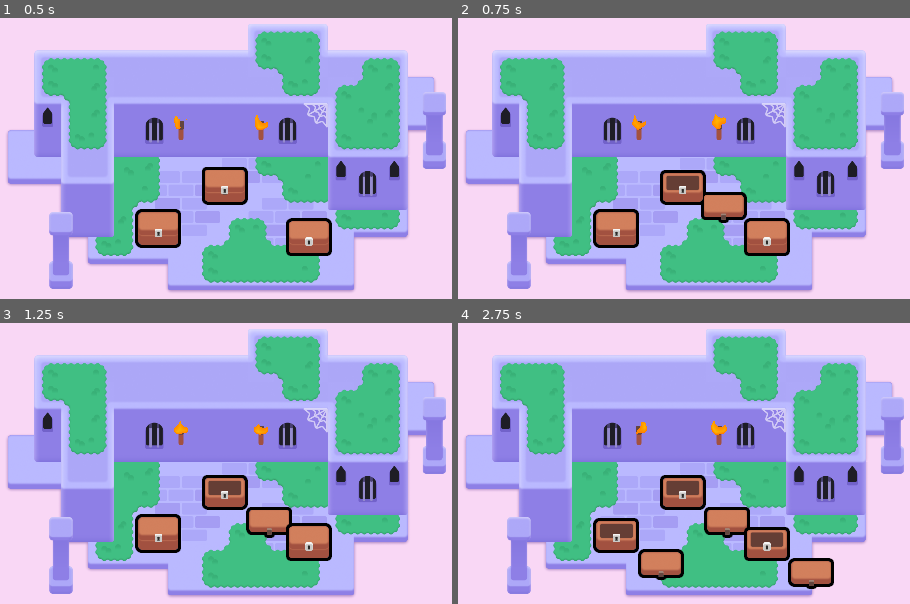
Above: before the commit, frames 1-4 (two rows, left to right).
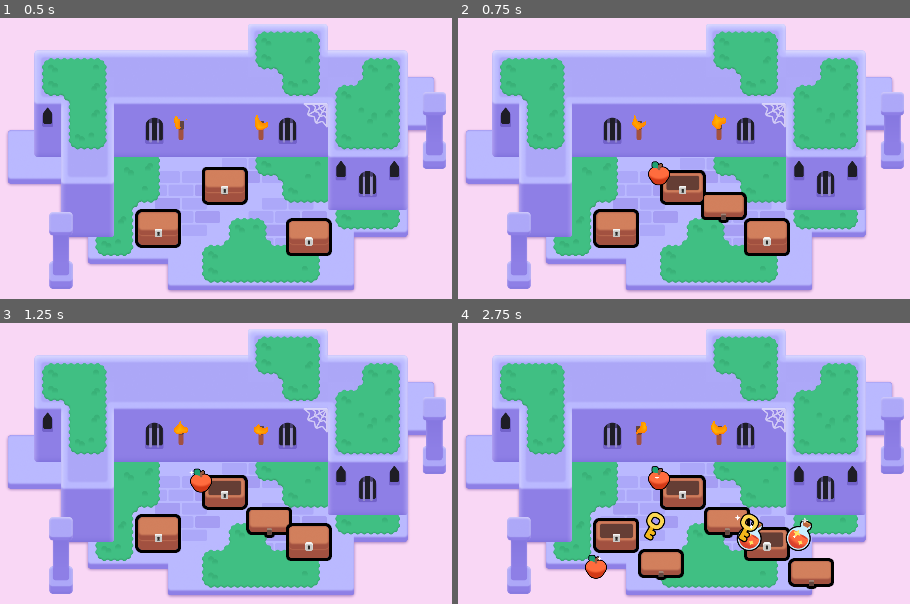
Above: after the commit, the same moments.

Repository: monkeytickler812/2d-GameDev-Course
Game: Godot game, scene res://lessons/mini_dungeon.tscn
Two runs of this game, one before a commit and one after it. Both use one fixed random seed, a clock stepped at 60 frames per second and the inputs below.
Inputs (mouse positions are in pixels of both pictures, inside the frame that each line leads up to):
- Up to frame 1 (0.5 s): no input
- Up to frame 2 (0.75 s): tap Enter at 0.5 s; move the mouse to (684, 183) at 0.52 s; press the mouse at (684, 183) at 0.53 s; hold D (move_right) from 0.53 s (still down)
- Up to frame 3 (1.25 s): keep holding D (move_right); tap Space at 0.77 s
- Up to frame 4 (2.75 s): move the mouse to (765, 542) at 1.27 s; release D (move_right) at 1.28 s; release the mouse at (765, 542) at 1.28 s; hold S (move_down) 1.28-2.03 s; right-click (765, 542) at 1.35 s; click (765, 542) at 1.42 s; tap Space at 1.52 s; move the mouse to (616, 533) at 2.02 s; hold D (move_right) from 2.03 s (still down); tap Z at 2.1 s; click (616, 533) at 2.17 s

Frame 1 is identical in both runs. In frame 2, 0.3% of the frame differs, in the area x 42-47%, y 50-60%; in frame 3, 0.3%; in frame 4, 2.0%, in the area x 28-79%, y 50-92%.

Commit message:
L6 and practice complete

Diff:
--- a/M06.looting_workbook/chest.gd
+++ b/M06.looting_workbook/chest.gd
@@ -1,5 +1,6 @@
 extends Area2D
 
+@export var possible_items: Array[PackedScene] = []
 
 @onready var canvas_group: CanvasGroup = $CanvasGroup
 @onready var animation_player: AnimationPlayer = $AnimationPlayer
@@ -34,3 +35,18 @@
 	animation_player.play("open")
 
 	input_pickable = false
+
+	if possible_items.is_empty():
+		return
+
+	for current_index in range(randi_range(1, 3)):
+		_spawn_random_item()
+
+func _spawn_random_item() -> void:
+	var loot_item: Area2D = possible_items.pick_random().instantiate()
+	add_child(loot_item)
+
+	var random_angle := randf_range(0.0, 2.0 * PI)
+	var random_direction := Vector2(1.0, 0.0).rotated(random_angle)
+	var random_distance := randf_range(60.0, 120.0)
+	loot_item.position = random_direction * random_distance
--- a/M06.looting_workbook/chest.tscn
+++ b/M06.looting_workbook/chest.tscn
@@ -1,10 +1,13 @@
-[gd_scene load_steps=11 format=3 uid="uid://b1aen53pfi5ah"]
+[gd_scene load_steps=14 format=3 uid="uid://b1aen53pfi5ah"]
 
 [ext_resource type="Texture2D" uid="uid://c3hwsm5ugp8qw" path="res://lessons/chest/bottom.png" id="1_r0218"]
 [ext_resource type="Script" path="res://chest.gd" id="1_tec23"]
 [ext_resource type="Shader" path="res://lessons/chest/group_outline.gdshader" id="1_vmuac"]
 [ext_resource type="Texture2D" uid="uid://bnem1cahhoxdk" path="res://lessons/chest/top.png" id="2_5oib8"]
+[ext_resource type="PackedScene" uid="uid://0i1g0cunmseb" path="res://lessons/items/apple.tscn" id="2_ucxc3"]
 [ext_resource type="Texture2D" uid="uid://bu2jin246nel5" path="res://lessons/chest/lock.png" id="3_1gc4w"]
+[ext_resource type="PackedScene" uid="uid://ctqyr0ufyoktk" path="res://lessons/items/key.tscn" id="3_oy3ul"]
+[ext_resource type="PackedScene" uid="uid://hdxqgspfcaur" path="res://lessons/items/potion.tscn" id="4_p03fm"]
 
 [sub_resource type="RectangleShape2D" id="RectangleShape2D_3lu4v"]
 size = Vector2(96, 81)
@@ -54,6 +57,7 @@
 
 [node name="Chest" type="Area2D"]
 script = ExtResource("1_tec23")
+possible_items = Array[PackedScene]([ExtResource("2_ucxc3"), ExtResource("3_oy3ul"), ExtResource("4_p03fm")])
 
 [node name="CollisionShape2D" type="CollisionShape2D" parent="."]
 visible = false
--- a/M06.looting_workbook/practices/L6.P1.the_pinata/balloon_pinata.gd
+++ b/M06.looting_workbook/practices/L6.P1.the_pinata/balloon_pinata.gd
@@ -19,14 +19,16 @@
 
 func spawn_candy() -> void:
 	# You have to loop 3 times over the next lines of code!
-	for current_index in range(0):
+	for current_index in range(3):
 		# Complete the variables to calculate a random position in a circle using polar coordinates.
-		var radius := 0.0
-		var angle := 0.0
+		var radius := randf_range(0.0, 100.0)
+		var angle := randf_range(0.0, 2.0 * PI)
 
-		var random_direction := Vector2()
-		var random_position := Vector2()
+		var random_direction := Vector2(1.0, 0.0).rotated(angle)
+		var random_position := (radius * random_direction)
 
 		# Instantiate and add the candy as a child of the piñata.
 		const CANDY_PACKED_SCENE := preload("candy/candy.tscn")
-		var candy: Node2D = null
+		var candy: Node2D = CANDY_PACKED_SCENE.instantiate()
+		add_child(candy)
+		candy.position = random_position
--- a/M06.looting_workbook/practices/L6.P1.the_pinata/balloon_pinata.tscn
+++ b/M06.looting_workbook/practices/L6.P1.the_pinata/balloon_pinata.tscn
@@ -1,9 +1,9 @@
-[gd_scene load_steps=6 format=3]
+[gd_scene load_steps=6 format=3 uid="uid://bcw47s1ishqk3"]
 
-[ext_resource type="Script" path="res://practices/L6.P1.the_pinata/balloon_pinata.gd" id="1_w1uds"]
-[ext_resource type="Material" path="res://practices/L6.P1.the_pinata/material.tres" id="2_h718a"]
-[ext_resource type="Texture2D" path="res://practices/L6.P1.the_pinata/balloon_tail.png" id="3_8kwgq"]
-[ext_resource type="Texture2D" path="res://practices/L6.P1.the_pinata/balloon_top.png" id="4_5cass"]
+[ext_resource type="Script" path="res://practices/L6.P1.the_pinata/balloon_pinata.gd" id="1_o8nuf"]
+[ext_resource type="Material" uid="uid://dwoekm186ke5c" path="res://practices/L6.P1.the_pinata/material.tres" id="2_h718a"]
+[ext_resource type="Texture2D" uid="uid://ypt6hxuqpeen" path="res://practices/L6.P1.the_pinata/balloon_tail.png" id="3_8kwgq"]
+[ext_resource type="Texture2D" uid="uid://c5wl76sq80jjm" path="res://practices/L6.P1.the_pinata/balloon_top.png" id="4_5cass"]
 
 [sub_resource type="CapsuleShape2D" id="CapsuleShape2D_xb8xq"]
 radius = 47.0
--- a/M06.looting_workbook/practices/L6.P1.the_pinata/candy/candy.tscn
+++ b/M06.looting_workbook/practices/L6.P1.the_pinata/candy/candy.tscn
@@ -1,10 +1,10 @@
-[gd_scene load_steps=3 format=3]
+[gd_scene load_steps=3 format=3 uid="uid://c2reovkp2haft"]
 
-[ext_resource type="Script" path="res://practices/L6.P1.the_pinata/candy/candy.gd" id="1_mis5w"]
-[ext_resource type="Texture2D" path="res://practices/L6.P1.the_pinata/candy/candy.png" id="2_2fb1e"]
+[ext_resource type="Script" path="res://practices/L6.P1.the_pinata/candy/candy.gd" id="1_3rej8"]
+[ext_resource type="Texture2D" uid="uid://dnf1lp40ouk7k" path="res://practices/L6.P1.the_pinata/candy/candy.png" id="2_2fb1e"]
 
 [node name="Candy" type="Node2D"]
-script = ExtResource("1_mis5w")
+script = ExtResource("1_3rej8")
 
 [node name="Sprite2D" type="Sprite2D" parent="."]
 position = Vector2(0, -8)
--- a/M06.looting_workbook/practices/L6.P1.the_pinata/the_pinata.tscn
+++ b/M06.looting_workbook/practices/L6.P1.the_pinata/the_pinata.tscn
@@ -1,16 +1,11 @@
-[gd_scene load_steps=3 format=3]
+[gd_scene load_steps=2 format=3 uid="uid://dsggbcdlehpn8"]
 
-[ext_resource type="PackedScene" path="res://practices/L6.P1.the_pinata/balloon_pinata.tscn" id="1_33y8y"]
-[ext_resource type="Script" path="res://practices/L6.P1.the_pinata/balloon_pinata.gd" id="2_qwpvp"]
+[ext_resource type="PackedScene" uid="uid://bcw47s1ishqk3" path="res://practices/L6.P1.the_pinata/balloon_pinata.tscn" id="1_33y8y"]
 
 [node name="ThePiñata" type="Node2D"]
 metadata/_edit_horizontal_guides_ = []
 
-[node name="BalloonPinata" type="Area2D" parent="." instance=ExtResource("1_33y8y")]
-position = Vector2(960, 540)
-collision_layer = 2
-collision_mask = 0
-script = ExtResource("2_qwpvp")
+[node name="BalloonPinata" parent="." instance=ExtResource("1_33y8y")]
 
 [node name="ExtraVisuals" type="Node" parent="."]
 
Not shown: 1 places in M06.looting_workbook/practices/L6.P1.the_pinata/balloon_pinata.tscn that only renumber resources
